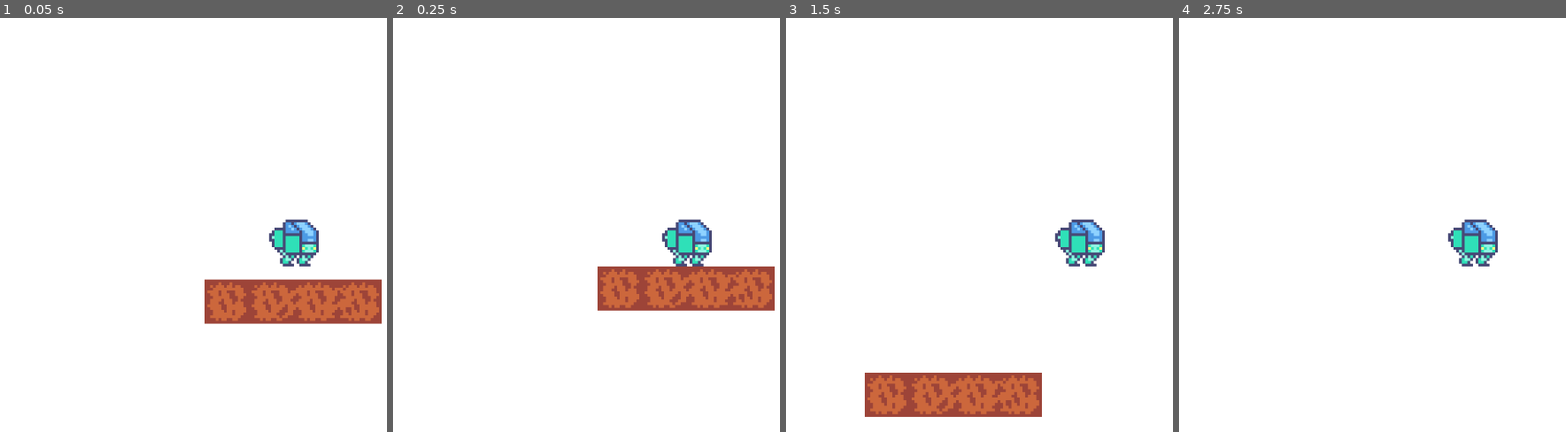
Above: before the commit, frames 1-4 (left to right).
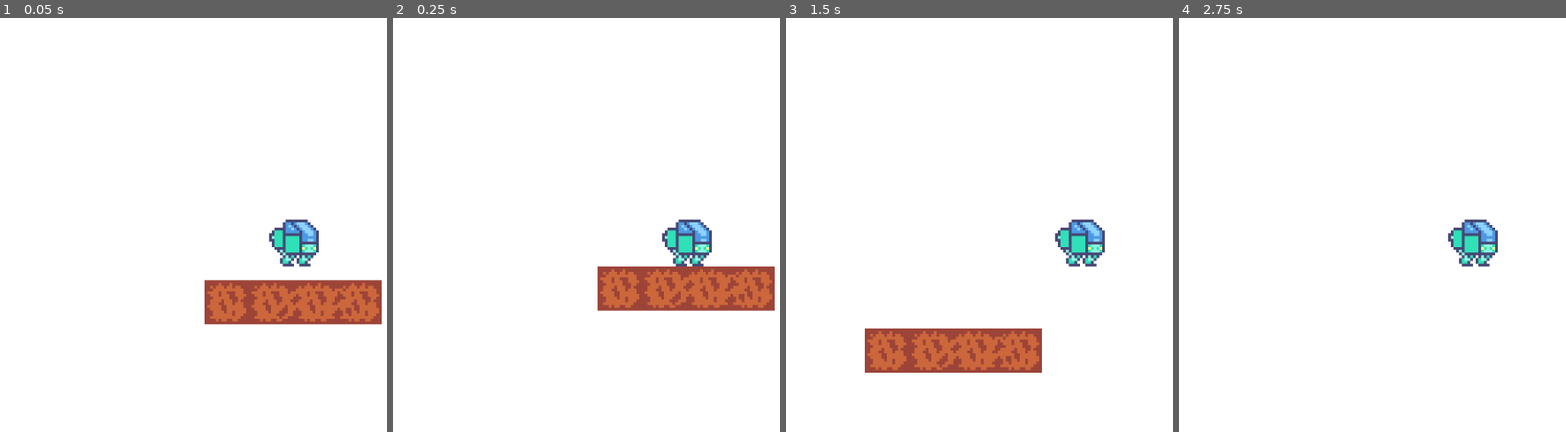
Above: after the commit, the same moments.

Repository: MichaelRRyan/Mecha-Miners
Game: Godot game, scene res://scenes/Gameplay.tscn
Same seed, same stepped clock (60 frames per second), same inputs: the game is played once before the commit and once after it.
Inputs:
- Up to frame 1 (0.05 s): no input
- Up to frame 2 (0.25 s): no input
- Up to frame 3 (1.5 s): tap Enter at 0.5 s; hold W (jump) 0.53-1.28 s; hold D (move_right) from 0.53 s (still down); tap W (jump) at 1.35 s
- Up to frame 4 (2.75 s): tap W (jump) at 1.52, 1.82 s; release D (move_right) at 2.03 s; hold A (move_left) from 2.03 s (still down); hold W (jump) from 2.03 s (still down)

The runs differ from the first frame. In frame 1, 0.7% of the frame differs, in the area x 52-99%, y 63-75%; in frame 2, nothing differs; in frame 3, 9.8%, in the area x 20-67%, y 75-97%; in frame 4, nothing differs.

Commit message:
Completed Advanced Vertical Movement + moved player to separate scene

Diff:
--- a/scenes/Gameplay.tscn
+++ b/scenes/Gameplay.tscn
@@ -1,13 +1,10 @@
-[gd_scene load_steps=5 format=2]
+[gd_scene load_steps=4 format=2]
 
-[ext_resource path="res://scripts/Player.gd" type="Script" id=1]
+[ext_resource path="res://scenes/Player.tscn" type="PackedScene" id=1]
 [ext_resource path="res://assets/images/spritesheet.png" type="Texture" id=3]
 
 [sub_resource type="RectangleShape2D" id=1]
 extents = Vector2( 32, 8 )
-
-[sub_resource type="RectangleShape2D" id=2]
-extents = Vector2( 5, 8.5 )
 
 [node name="Gameplay" type="Node2D"]
 
@@ -25,26 +22,6 @@
 [node name="CollisionShape2D" type="CollisionShape2D" parent="Floor"]
 shape = SubResource( 1 )
 
-[node name="Player" type="KinematicBody2D" parent="."]
-position = Vector2( 90.8532, 96.1433 )
-script = ExtResource( 1 )
-__meta__ = {
-"_edit_group_": true
-}
-horizontal_movement/max_speed = 100.0
-horizontal_movement/time_to_max_speed = 0.1
-horizontal_movement/time_to_full_stop = 0.1
-
-[node name="CollisionShape2D" type="CollisionShape2D" parent="Player"]
-position = Vector2( 0, 6.5 )
-shape = SubResource( 2 )
-
-[node name="Sprite" type="Sprite" parent="Player"]
-texture = ExtResource( 3 )
-region_enabled = true
-region_rect = Rect2( 0, 64, 32, 32 )
-
-[node name="Camera2D" type="Camera2D" parent="Player"]
-scale = Vector2( 2, 2 )
-current = true
-zoom = Vector2( 0.25, 0.25 )
+[node name="Player" parent="." instance=ExtResource( 1 )]
+vertical_movement/jump_height = 32.0
+vertical_movement/time_to_jump_peak = 0.6
--- /dev/null
+++ b/scenes/Player.tscn
@@ -0,0 +1,31 @@
+[gd_scene load_steps=4 format=2]
+
+[ext_resource path="res://assets/images/spritesheet.png" type="Texture" id=1]
+[ext_resource path="res://scripts/Player.gd" type="Script" id=2]
+
+[sub_resource type="RectangleShape2D" id=2]
+extents = Vector2( 5, 8.5 )
+
+[node name="Player" type="KinematicBody2D"]
+position = Vector2( 90.8532, 96.1433 )
+script = ExtResource( 2 )
+__meta__ = {
+"_edit_group_": true
+}
+horizontal_movement/max_speed = 100.0
+horizontal_movement/time_to_max_speed = 0.1
+horizontal_movement/time_to_full_stop = 0.1
+
+[node name="CollisionShape2D" type="CollisionShape2D" parent="."]
+position = Vector2( 0, 6.5 )
+shape = SubResource( 2 )
+
+[node name="Sprite" type="Sprite" parent="."]
+texture = ExtResource( 1 )
+region_enabled = true
+region_rect = Rect2( 0, 64, 32, 32 )
+
+[node name="Camera2D" type="Camera2D" parent="."]
+scale = Vector2( 2, 2 )
+current = true
+zoom = Vector2( 0.25, 0.25 )
--- a/scripts/Player.gd
+++ b/scripts/Player.gd
@@ -2,25 +2,31 @@
 
 tool
 
-export var jump_speed = -160.0 # Negative so it's upwards.
-export var gravity_acceleration = 256.0
-
+# -- Configurable Properties --
 var max_speed = 50.0 # Pixels / Second
 var time_to_max_speed = 0.1 # Seconds
 var time_to_full_stop = 0.1 # Seconds
+var jump_height = 32.0 # Pixels
+var time_to_jump_peak = 0.6 # Seconds
 
+# -- Auto Configured Properties --
 var acceleration = 0.0
 var deceleration = 0.0
+var jump_speed = 0.0
+var gravity_acceleration = 0.0
 var velocity = Vector2.ZERO
-
 
 # -- Param Map --
 var params = {
 	"horizontal_movement/max_speed": max_speed,
 	"horizontal_movement/time_to_max_speed": time_to_max_speed,
 	"horizontal_movement/time_to_full_stop": time_to_full_stop,
+	"vertical_movement/jump_height": jump_height,
+	"vertical_movement/time_to_jump_peak": time_to_jump_peak,
 }
 
+
+# -- Handle Public Properties --
 func _set(property, value):
 	if params.has(property):
 		params[property] = value
@@ -30,6 +36,16 @@
 
 		elif property == "horizontal_movement/time_to_full_stop":
 			deceleration = max_speed / value
+
+		elif (property == "vertical_movement/jump_height" or
+			  property == "vertical_movement/time_to_jump_peak"):
+
+			# 2h/t
+			jump_speed = (-2.0 * jump_height) / time_to_jump_peak
+
+			# -2h/t^2
+			gravity_acceleration = (
+				2.0 * jump_height) / (time_to_jump_peak * time_to_jump_peak)
 
 		return true
 
@@ -44,16 +60,23 @@
 		{ name = "horizontal_movement/max_speed", type = TYPE_REAL },
 		{ name = "horizontal_movement/time_to_max_speed", type = TYPE_REAL },
 		{ name = "horizontal_movement/time_to_full_stop", type = TYPE_REAL },
+		{ name = "vertical_movement/jump_height", type = TYPE_REAL },
+		{ name = "vertical_movement/time_to_jump_peak", type = TYPE_REAL },
 	]
-
-
-func _ready():
-	print(str(acceleration) + " " + str(deceleration))
 
 
 func _physics_process(delta):
 	if Engine.editor_hint:
 		return
+
+	__handle_vertical_movement(delta)
+	__handle_horizontal_movement(delta)
+
+	# Move by the velocity.
+	velocity = move_and_slide(velocity, Vector2.UP)
+
+
+func __handle_vertical_movement(delta):
 
 	# Add the gravity acceleration to velocity.
 	velocity.y += gravity_acceleration * delta
@@ -62,21 +85,23 @@
 	if Input.is_action_pressed("jump") and is_on_floor():
 		velocity.y = jump_speed
 
+
+func __handle_horizontal_movement(delta):
+
 	# Get the horizontal input.
 	var direction = (Input.get_action_strength("move_right") -
 					 Input.get_action_strength("move_left"))
 
 	# If there's no input.
 	if direction == 0.0:
+		# Applies deceleration.
 		velocity.x -= min(deceleration * delta, abs(velocity.x)) * sign(velocity.x)
 
 	# If there is input.
 	else:
-		velocity.x  += acceleration * direction * delta
+		# Applies acceleration in the movement direction.
+		velocity.x += acceleration * direction * delta
 
 	# Clamps the horizontal movement to the max speed.
 	if abs(velocity.x) > max_speed:
 		velocity.x = max_speed * sign(velocity.x)
-
-	# Move by the velocity.
-	velocity = move_and_slide(velocity, Vector2.UP)
